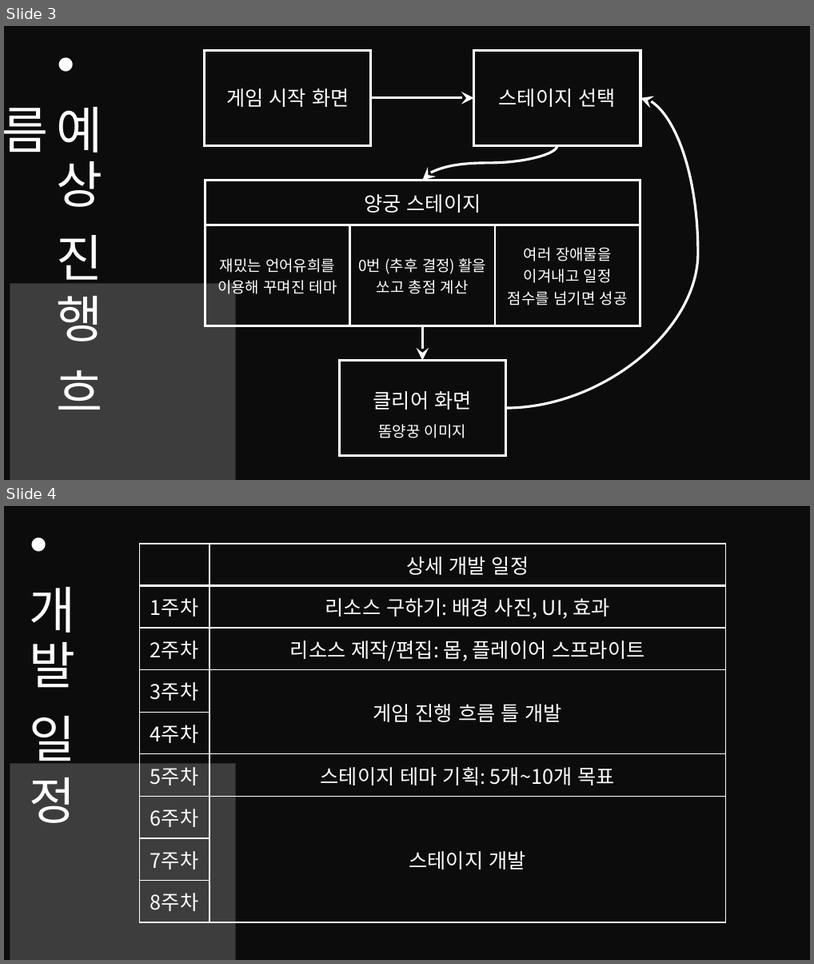
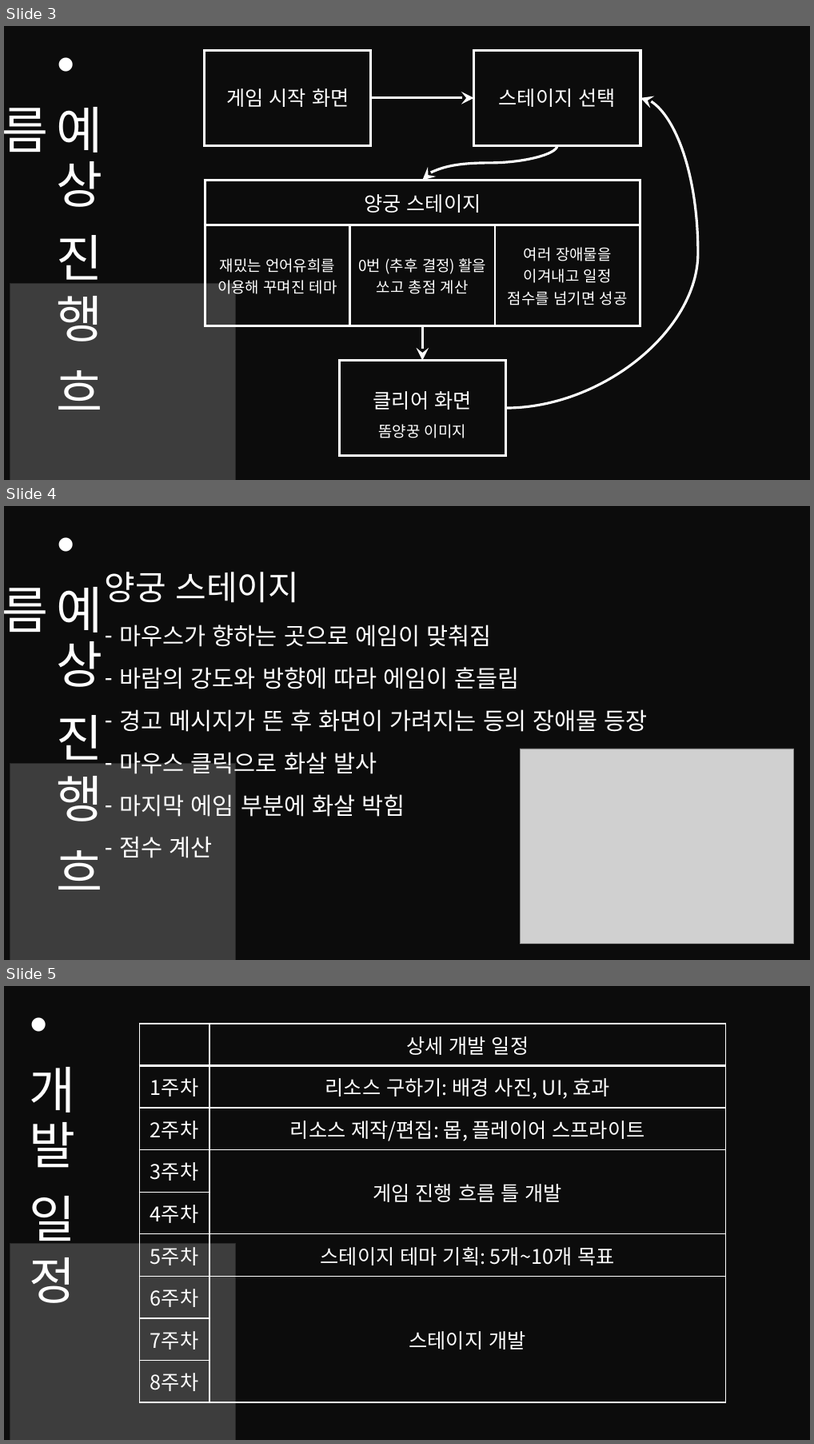
Before and after one commit to 22SeungminHa/final_project, a slide deck: 똠양궁 1차 발표.pptx. Shown one above the other, each under a label of ours: slides 3 and 4 before the commit, slides 3, 4 and 5 after it. The pictures are 814x964 and 814x1444 pixels, drawn with LibreOffice and Linux fonts; fonts in the diff are those of the drawing; grey boxes stand for pictures; background and template pictures are left out; a plain dark background stands for a picture behind light text. Boxes give left, top, right and bottom in pixels: in the first picture for what was removed or moved away, otherwise in the second. Text is boxed around its words. In the diff, an @@ line names an element or a change of style, - is before the commit and + after.

```diff
--- a/똠양궁 1차 발표.pptx
+++ b/똠양궁 1차 발표.pptx
@@ slide 4 added at <box>4,506,810,960</box>, background picture (left out) @@
@@ rectangle added at <box>4,506,810,960</box>, fill #000000 at 70% opacity @@
@@ text added at <box>105,572,648,858</box>, 28 pt, text #FFFFFF @@
+양궁 스테이지
+– 마우스가 향하는 곳으로 에임이 맞춰짐
+– 바람의 강도와 방향에 따라 에임이 흔들림
+– 경고 메시지가 뜬 후 화면이 가려지는 등의 장애물 등장
+– 마우스 클릭으로 화살 발사
+– 마지막 에임 부분에 화살 박힘
+– 점수 계산
@@ text added at <box>57,587,103,889</box>, 60 pt, text #FFFFFF @@
+• 예 상 진 행 흐 름
@@ picture added at <box>10,763,236,960</box> @@
@@ picture added at <box>520,748,794,944</box> @@
@@ what was slide 4 is now slide 5 @@
```
Also in this commit, not shown: 1 slide changed.
